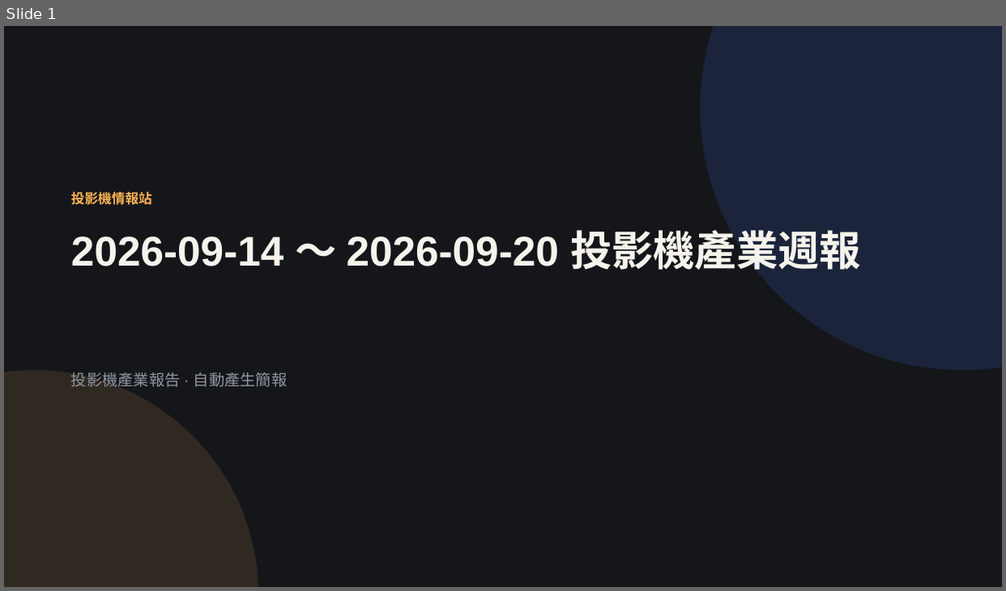
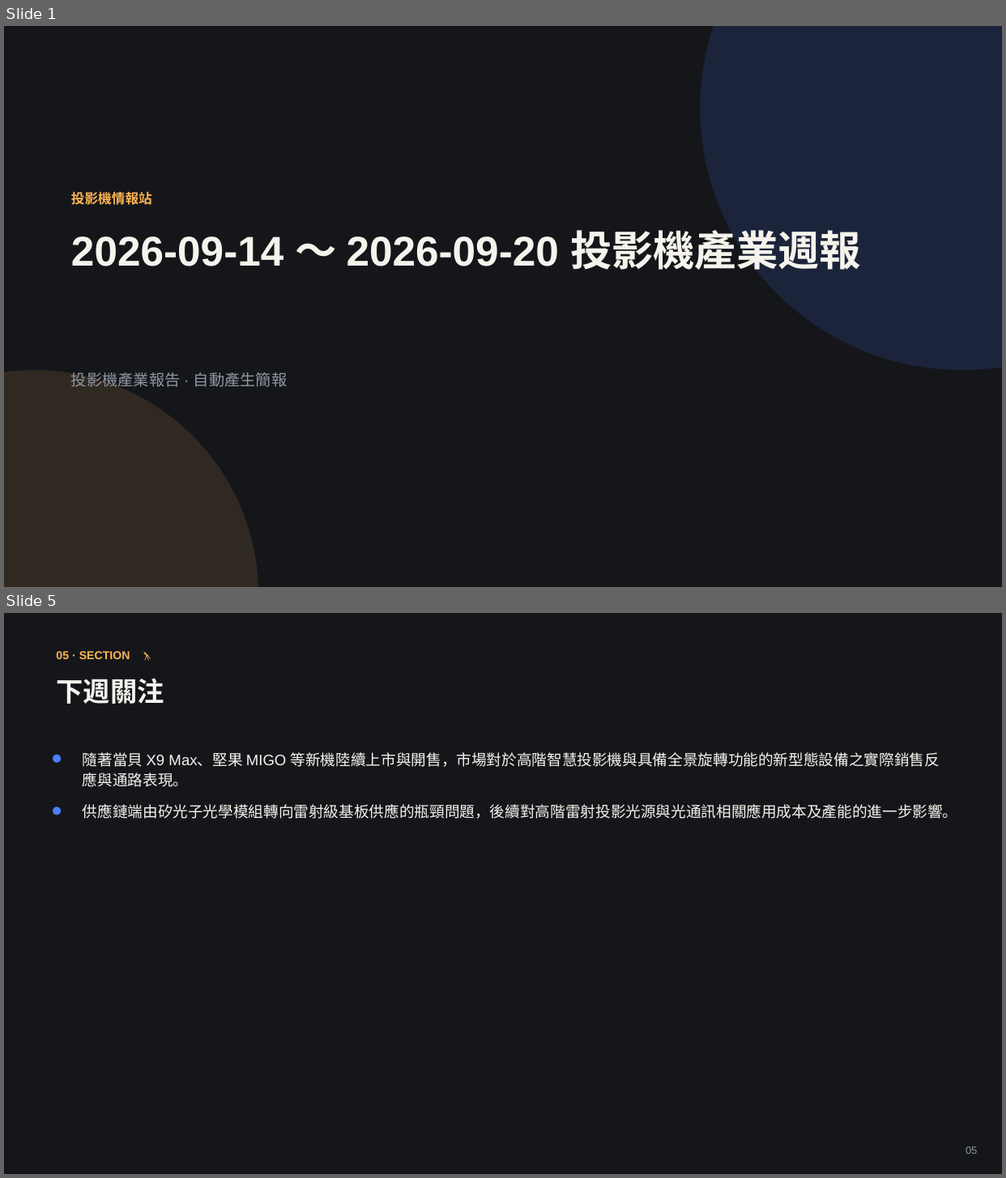
Before and after one commit to coffee30233-gif/Project-Insight, a slide deck: data/reports/2026-W38.pptx. Shown one above the other, each under a label of ours: slide 1 before the commit, slides 1 and 5 after it; the slides between them are not shown. The pictures are 1006x591 and 1006x1178 pixels, drawn with LibreOffice and Linux fonts; fonts in the diff are those of the drawing. Boxes give left, top, right and bottom in pixels: in the first picture for what was removed or moved away, otherwise in the second. Text is boxed around its words. In the diff, an @@ line names an element or a change of style, - is before the commit and + after.

```diff
--- a/data/reports/2026-W38.pptx
+++ b/data/reports/2026-W38.pptx
@@ slide 5 added at [4, 613, 1002, 1174], background #14161A @@
@@ text added at [56, 651, 130, 659], 11 pt, text #FFB454, bold @@
+05 · SECTION 🔭
@@ text added at [56, 678, 164, 704], 26 pt, text #F5F3EC, bold @@
+下週關注
@@ ellipse added at [53, 755, 61, 763], fill #4C7EFF @@
@@ text added at [83, 752, 940, 787], 14.5 pt, text #F5F3EC @@
+隨著當貝 X9 Max、堅果 MIGO 等新機陸續上市與開售，市場對於高階智慧投影機與具備全景旋轉功能的新型態設備之實際銷售反應與通路表現。
@@ ellipse added at [53, 807, 61, 815], fill #4C7EFF @@
@@ text added at [83, 804, 958, 819], 14.5 pt, text #F5F3EC @@
+供應鏈端由矽光子光學模組轉向雷射級基板供應的瓶頸問題，後續對高階雷射投影光源與光通訊相關應用成本及產能的進一步影響。
@@ text added at [965, 1147, 977, 1154], 10 pt, text #9096A1 @@
+05
```
Also in this commit, not shown: 4 slides changed, 2 slides removed, 5 other files.
